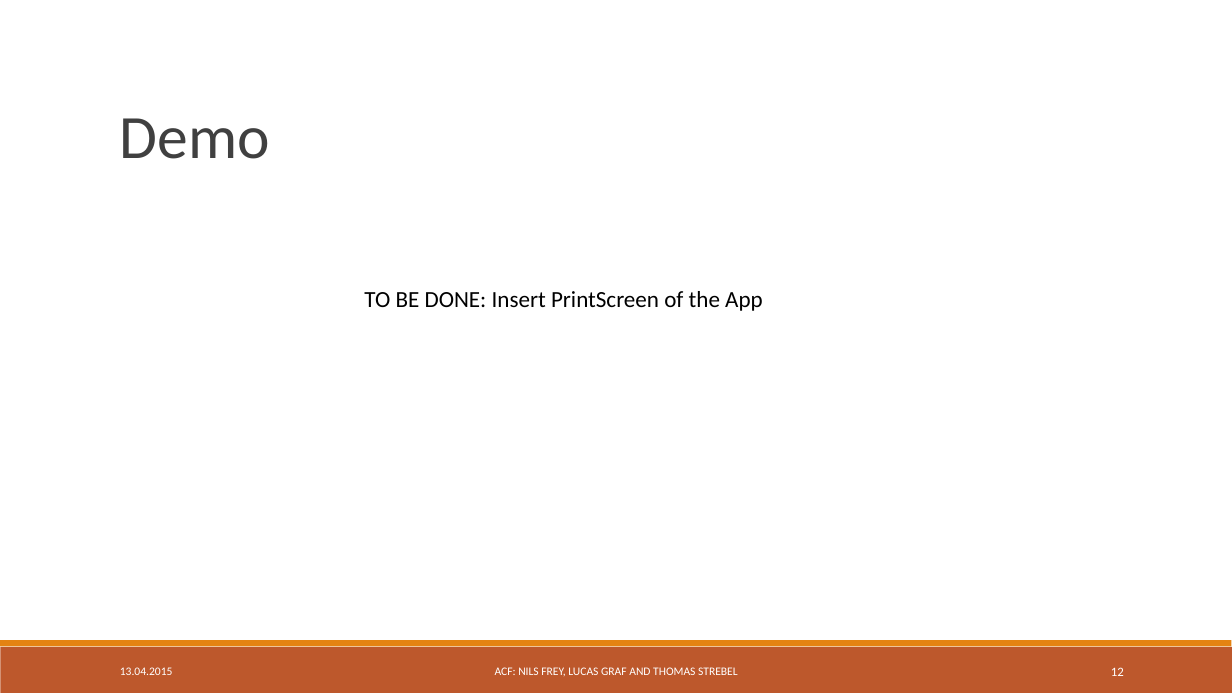
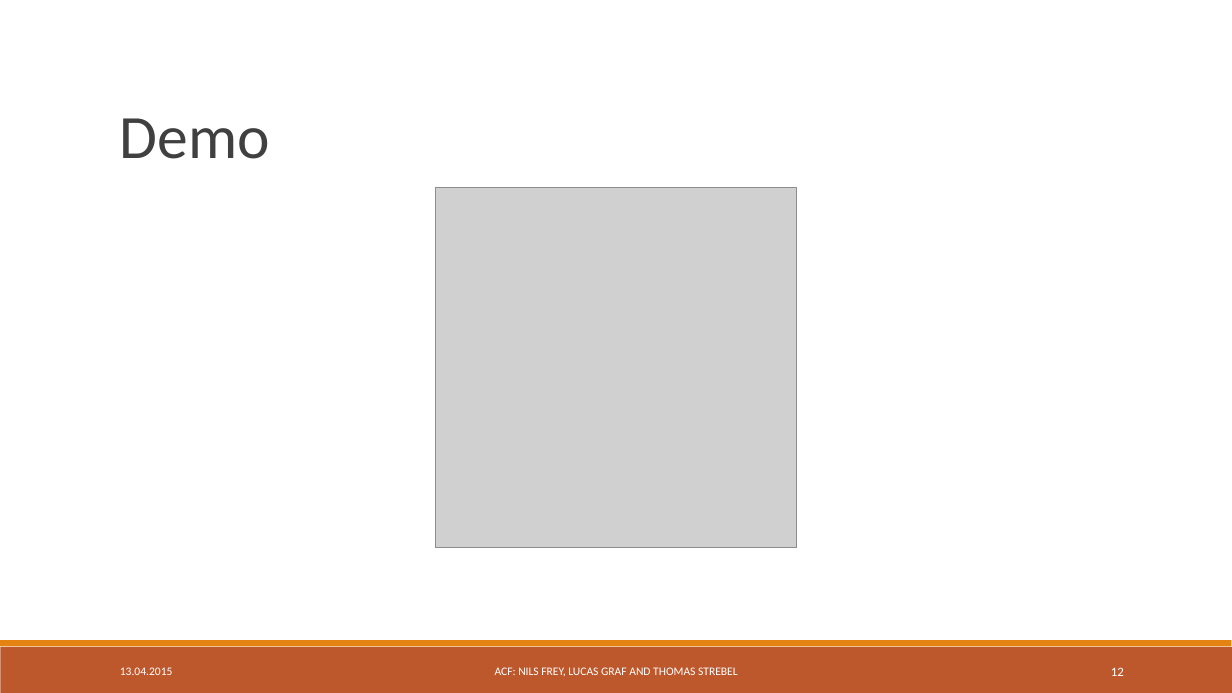
Before and after one commit to freyn42/TSM_MobOp, a slide deck: slide 12 of Presentation/TSM_MobOp Mini Project.ppt. Drawn at 1232x693 pixels with LibreOffice and Linux fonts; fonts in the diff are those of the drawing; grey boxes stand for pictures. Boxes give left, top, right and bottom in pixels: in the first picture for what was removed or moved away, otherwise in the second. Text is boxed around its words. In the diff, an @@ line names an element or a change of style, - is before the commit and + after.

```diff
--- a/Presentation/TSM_MobOp Mini Project.ppt
+++ b/Presentation/TSM_MobOp Mini Project.ppt
@@ picture added at bbox=[436, 187, 796, 548] @@
@@ text removed at bbox=[364, 291, 763, 311] @@
-TO BE DONE: Insert PrintScreen of the App
```
Also in this commit, not shown: 5 other slides changed, 1 other file.
